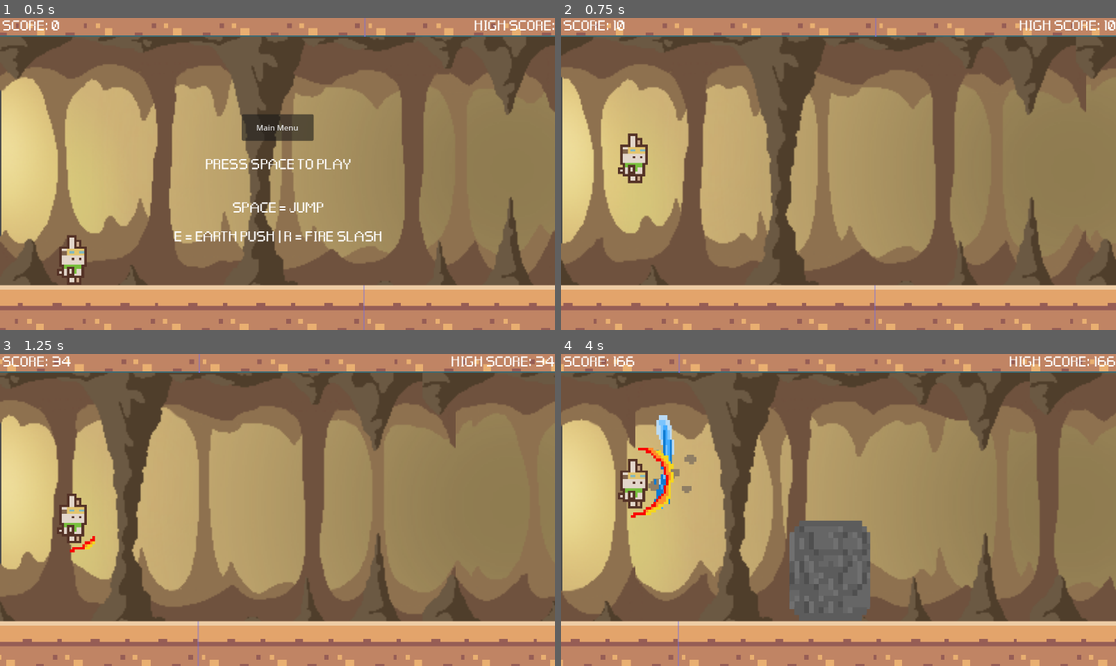
Above: before the commit, frames 1-4 (two rows, left to right).
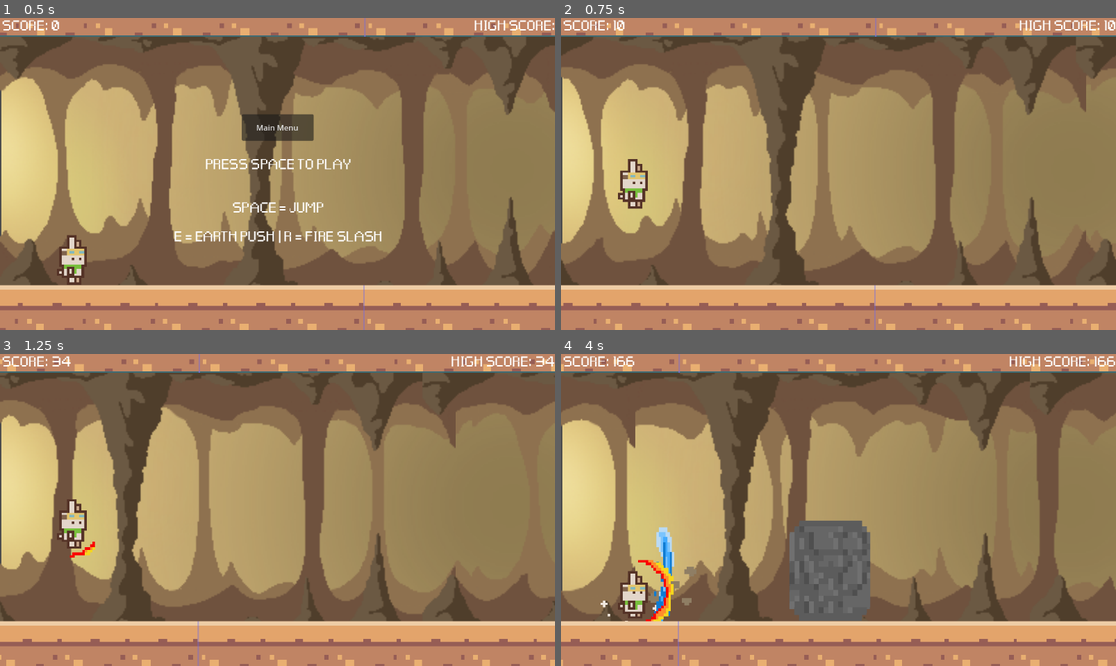
Above: after the commit, the same moments.

Repository: maryandrearv/the-elemental-path
Game: Godot game, scene res://scenes/main.tscn
Two runs of this game, one before a commit and one after it. Both use one fixed random seed, a clock stepped at 60 frames per second and the inputs below.
Inputs:
- Up to frame 1 (0.5 s): no input
- Up to frame 2 (0.75 s): tap Space at 0.5 s; hold Q (air) from 0.53 s (still down)
- Up to frame 3 (1.25 s): keep holding Q (air); tap Enter (ui_accept) at 0.77 s; tap R (fire) at 0.8 s
- Up to frame 4 (4 s): release Q (air) at 1.28 s; tap R (fire) at 1.35, 3.05 s; tap Enter (ui_accept) at 1.52, 3.02, 3.77 s; tap W (water) at 1.55, 2.1, 3.8 s; hold Q (air) 2.03-2.78 s; tap Q (air) at 2.85 s; tap E (earth) at 3.6 s

Frame 1 is identical in both runs. In frame 2, 1.0% of the frame differs, in the area x 10-16%, y 36-62%; in frame 3, 0.7%; in frame 4, 3.2%, in the area x 7-25%, y 19-86%.

Commit message:
Added new lines. The double jump/air jump is fixed now. Before the q would affect the jump for the whole game. Now the jump is better.

Diff:
--- a/runner/echo.gd
+++ b/runner/echo.gd
@@ -11,16 +11,22 @@
 @onready var air_sound = $airsound
 @onready var water_sound = $watersound
 
+#Variables for the attacks and the obstacle signals
 var can_attack: bool = true
-@onready var attack_area: Area2D = $Fire_slash_hitbox
-@onready var attack_collision: CollisionShape2D = $Fire_slash_hitbox/CollisionShape2D
+@onready var attack_area: Area2D = $Ability_hitbox
+@onready var attack_collision: CollisionShape2D = $Ability_hitbox/CollisionShape2D
 
 
 const ANIMATION_DURATION: float = 1.0
 
+#Jump variables
 var GRAVITY : int = 3000
-const JUMP_SPEED : int = -1275
+var JUMP_SPEED : int = -1275
 
+#Double jump variables
+var DOUBLE_JUMP_ON: bool = false
+var DOUBLE_JUMP_GRAVITY : int = 2000
+var DOUBLE_JUMP_SPEED : int  = -900
 
 func _on_ready():
 	earth_animation.visible = false
@@ -41,15 +47,16 @@
 		# Start a coroutine to hide the earth animation after a delay
 		_hide_earth_animation()
 
+	#Fire Slash button
 	elif Input.is_action_just_pressed("fire"):
-		perform_attack()
+		perform_fire_attack()
 		fire_animation.visible = true
 		echo_sprite.play("cast")
 		fire_animation.play("fire")
-
 		fire_sound.play()
 		_hide_fire_animation()
 
+	#Water Wall button
 	elif Input.is_action_just_pressed("water"):
 		water_attack_perform()
 		water_animation.visible = true
@@ -58,23 +65,30 @@
 		water_sound.play()
 		_hide_water_animation()
 
+	elif Input.is_action_just_pressed("air") and not DOUBLE_JUMP_ON:
+		DOUBLE_JUMP_ON = true
+		velocity.y = DOUBLE_JUMP_SPEED
+		GRAVITY = DOUBLE_JUMP_GRAVITY
+
 
 	# Add the gravity.
 	velocity.y += GRAVITY * delta
 	# Handle jump.
 	if is_on_floor():
+		#Remove double jump when landing
+		DOUBLE_JUMP_ON = false
+		GRAVITY = 3000
+		JUMP_SPEED = -1275
+
 		if not get_parent().game_running:
 			echo_sprite.play("idle")
 		else:
 			$RunCol.disabled = false
 			if Input.is_action_pressed("ui_accept"):
 				jump_sound.play()
-
 				velocity.y = JUMP_SPEED
 			elif Input.is_action_pressed("air"):
 				air_sound.play()
-				GRAVITY = 2000
-				velocity.y = -900
 			else:
 				echo_sprite.play("run")
 	else:
@@ -112,8 +126,13 @@
 	await get_tree().create_timer(ANIMATION_DURATION).timeout
 	fire_animation.visible = false
 
+func _hide_water_animation() -> void:
+	# Wait for the duration of the animation
+	await get_tree().create_timer(ANIMATION_DURATION).timeout
+	water_animation.visible = false
 
-func perform_attack():
+
+func perform_fire_attack():
 	if can_attack:
 		can_attack = false
 		attack_area.monitoring = true
@@ -139,8 +158,3 @@
 	attack_area.remove_from_group("Fire_Attack")
 	attack_area.remove_from_group("Water_Attack")
 	can_attack = true
-
-func _hide_water_animation() -> void:
-	# Wait for the duration of the animation
-	await get_tree().create_timer(ANIMATION_DURATION).timeout
-	water_animation.visible = false
--- a/runner/scenes/Echo.tscn
+++ b/runner/scenes/Echo.tscn
@@ -314,9 +314,9 @@
 [node name="watersound" type="AudioStreamPlayer2D" parent="."]
 stream = ExtResource("9_86l8x")
 
-[node name="Fire_slash_hitbox" type="Area2D" parent="."]
+[node name="Ability_hitbox" type="Area2D" parent="."]
 position = Vector2(46, 29)
 
-[node name="CollisionShape2D" type="CollisionShape2D" parent="Fire_slash_hitbox"]
+[node name="CollisionShape2D" type="CollisionShape2D" parent="Ability_hitbox"]
 position = Vector2(12.5, 6)
 shape = SubResource("RectangleShape2D_bayfr")
